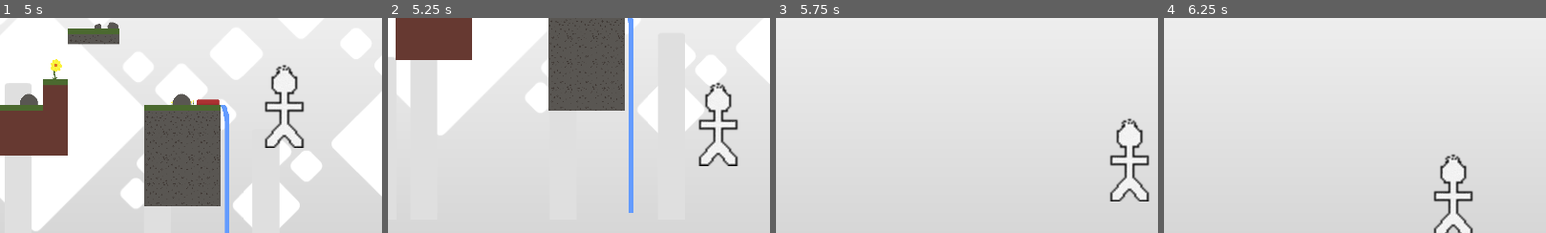
Above: before the commit, frames 1-4 (left to right).
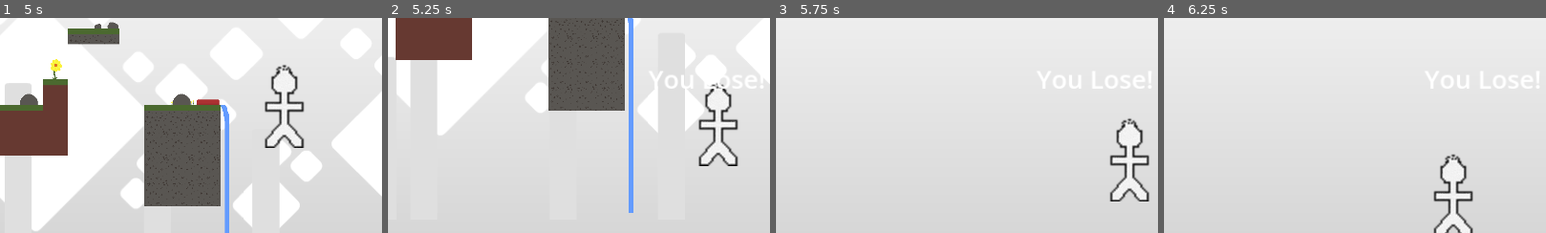
Above: after the commit, the same moments.

Repository: endlessm/moddable-platformer
Game: Godot game, scene res://main.tscn
Two runs of this game, one before a commit and one after it. Both use one fixed random seed, a clock stepped at 60 frames per second and the inputs below.
Inputs:
- Up to frame 1 (5 s): tap Enter (ui_accept) at 0.5, 0.77, 1.52, 3.02, 3.77, 4.52 s; hold Right (ui_right) 0.53-2.03 s; hold Left (ui_left) 2.03-2.78 s; hold Right (ui_right) 2.78-4.28 s; hold Left (ui_left) from 4.28 s (still down)
- Up to frame 2 (5.25 s): release Left (ui_left) at 5.03 s; hold Right (ui_right) from 5.03 s (still down)
- Up to frame 3 (5.75 s): keep holding Right (ui_right)
- Up to frame 4 (6.25 s): release Right (ui_right) at 5.78 s; hold Left (ui_left) from 5.78 s (still down); tap Enter (ui_accept) at 6.02 s
The pictures show only the part of the screen within x 8-58%, y 32-82%; the shares and areas given below are measured in that part.

Frame 1 is identical in both runs. In frame 2, 0.3% of the frame differs, in the area x 70-98%, y 24-33%; in frame 3, less than 0.1%; in frame 4, less than 0.1%.

Commit message:
End game when player enters danger zone
It is not very useful otherwise. This was probably there before and
lost.

Diff:
--- a/scripts/dangerzone.gd
+++ b/scripts/dangerzone.gd
@@ -13,4 +13,5 @@
 
 
 func _on_body_entered(_body):
+	Global.game_ended.emit(Global.Endings.LOSE)
 	dangerzone_entered.emit()
